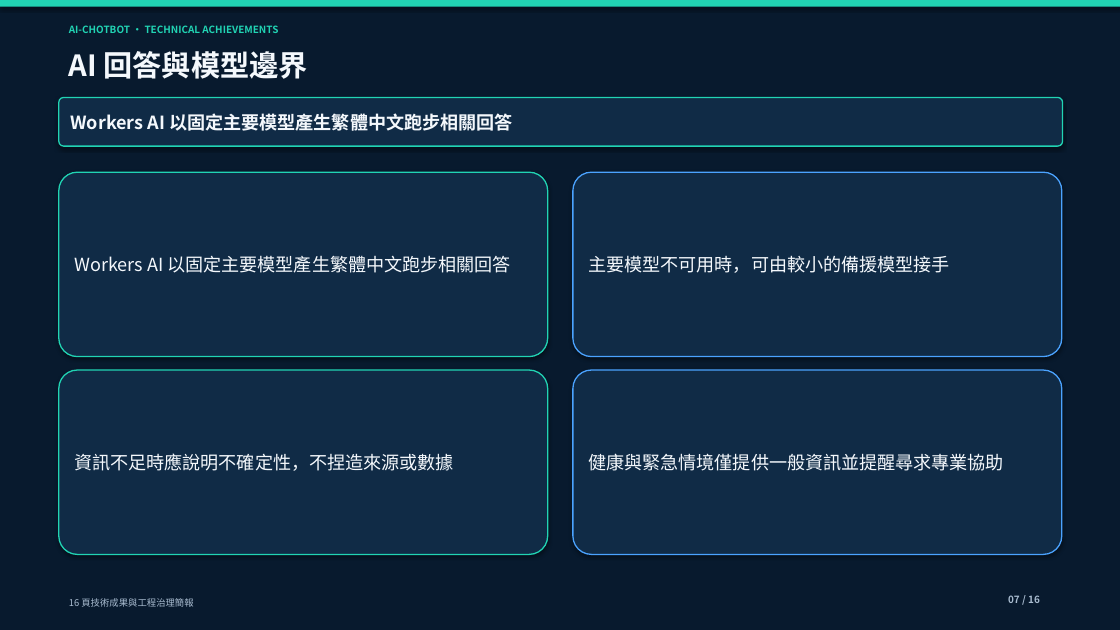
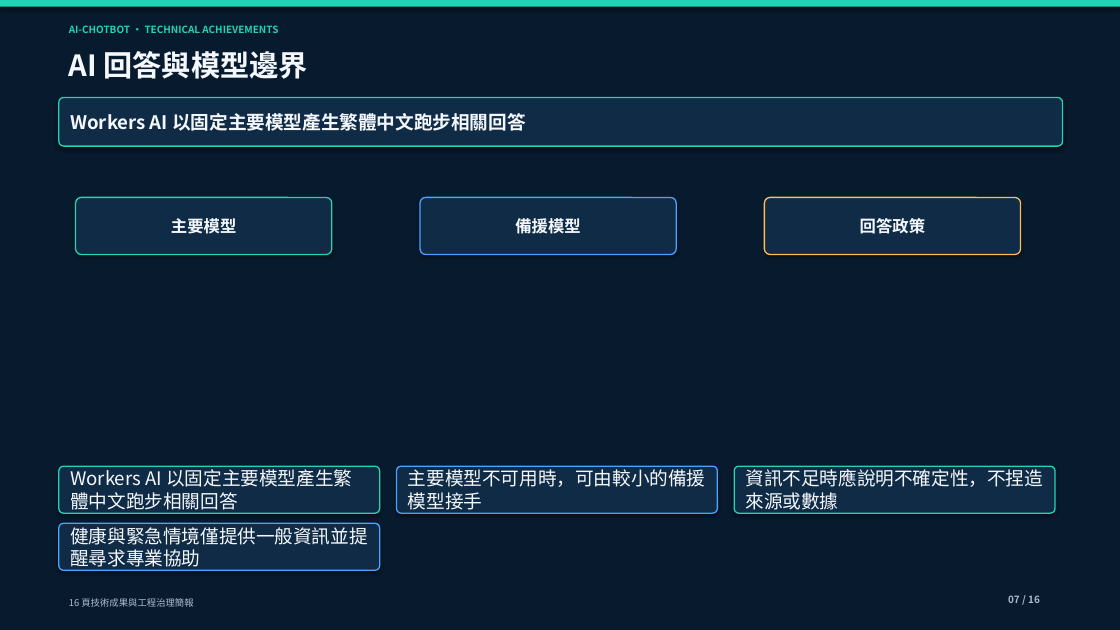
Before and after one commit to yamopeng0918/AI-ChotBot, a slide deck: slide 7 of docs/presentations/AI-ChotBot-technical-achievements.pptx. Drawn at 1120x630 pixels with LibreOffice and Linux fonts; fonts in the diff are those of the drawing. Boxes give left, top, right and bottom in pixels: in the first picture for what was removed or moved away, otherwise in the second. Text is boxed around its words. In the diff, an @@ line names an element or a change of style, - is before the commit and + after.

```diff
--- a/docs/presentations/AI-ChotBot-technical-achievements.pptx
+++ b/docs/presentations/AI-ChotBot-technical-achievements.pptx
@@ rounded rectangle added at (x1=76, y1=197, x2=332, y2=255), fill #102B46, outline #21D4B4 1.1 pt, 14 pt, text #F4F8FC, bold @@
+主要模型
@@ rounded rectangle added at (x1=420, y1=197, x2=676, y2=255), fill #102B46, outline #4BA3FF 1.1 pt, 14 pt, text #F4F8FC, bold @@
+備援模型
@@ rounded rectangle added at (x1=765, y1=197, x2=1021, y2=255), fill #102B46, outline #FFBE55 1.1 pt, 14 pt, text #F4F8FC, bold @@
+回答政策
@@ rounded rectangle "Workers AI 以固定主要模型產生繁體中文跑步相關回答" resized from (x1=59, y1=172, x2=548, y2=356) to (x1=59, y1=466, x2=380, y2=513) @@
@@ rounded rectangle "主要模型不可用時，可由較小的備援模型接手" resized from (x1=573, y1=172, x2=1062, y2=356) to (x1=397, y1=466, x2=718, y2=513) @@
@@ rounded rectangle "資訊不足時應說明不確定性，不捏造來源或數據" resized from (x1=59, y1=370, x2=548, y2=554) to (x1=734, y1=466, x2=1055, y2=513) @@
@@ size 15.5 to 16 pt in 5 elements at (x1=59, y1=97, x2=1063, y2=146), (x1=59, y1=466, x2=380, y2=513), (x1=397, y1=466, x2=718, y2=513), (x1=734, y1=466, x2=1055, y2=513), (x1=59, y1=523, x2=380, y2=571) @@
@@ rounded rectangle "健康與緊急情境僅提供一般資訊並提醒尋求專業協助" resized from (x1=573, y1=370, x2=1062, y2=554) to (x1=59, y1=523, x2=380, y2=571) @@
```
Also in this commit, not shown: 15 other slides changed, 3 other files.
